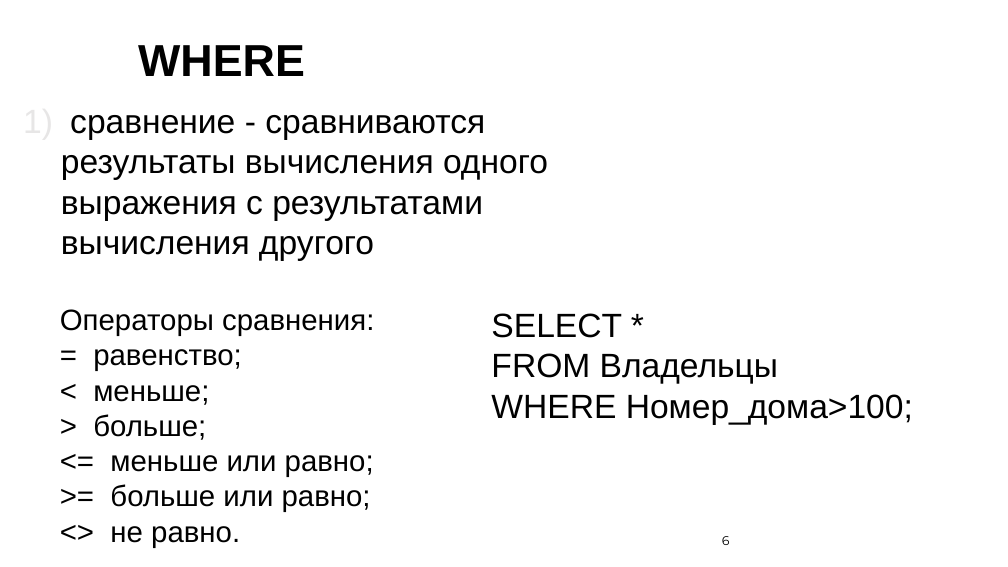
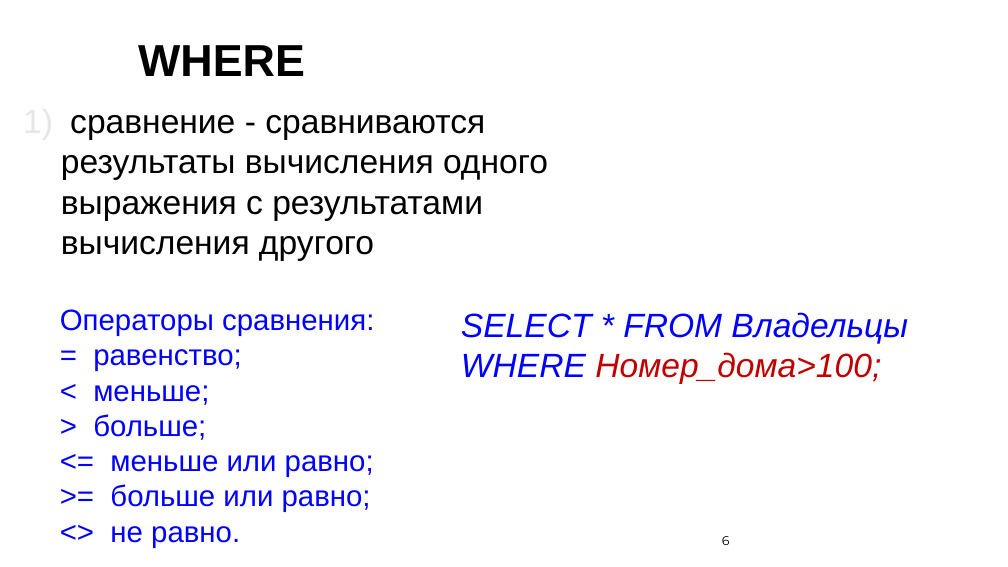
Before and after one commit to nesrv/pg-sql-1, a slide deck: slide 6 of DAY-2/docs/презентация.pptx. Drawn at 1008x567 pixels with LibreOffice and Linux fonts; fonts in the diff are those of the drawing; background and template pictures are left out. Boxes give left, top, right and bottom in pixels: in the first picture for what was removed or moved away, otherwise in the second. Text is boxed around its words. In the diff, an @@ line names an element or a change of style, - is before the commit and + after.

```diff
--- a/DAY-2/docs/презентация.pptx
+++ b/DAY-2/docs/презентация.pptx
@@ text "Операторы сравнения:" at (60,309,374,548): text colour #000000 to #0000FF @@
@@ text "SELECT * FROM Владельцы": place and size @@
-text "SELECT * FROM Владельцы" at (491,313,913,425)
+text "SELECT * FROM Владельцы" at (461,312,908,384)
@@ text at (461,312,908,344): text changed; text colour #000000 to #0000FF; italic on @@
-SELECT *
-FROM Владельцы
+SELECT * FROM Владельцы
@@ text at (461,352,881,384): text colour #000000 to #0000FF in "WHERE"; text colour #000000 to #C00000 in "Номер_дома>100;"; italic on in "WHERE Номер_дома>100;" @@
```
Also in this commit, not shown: 11 other slides changed.
